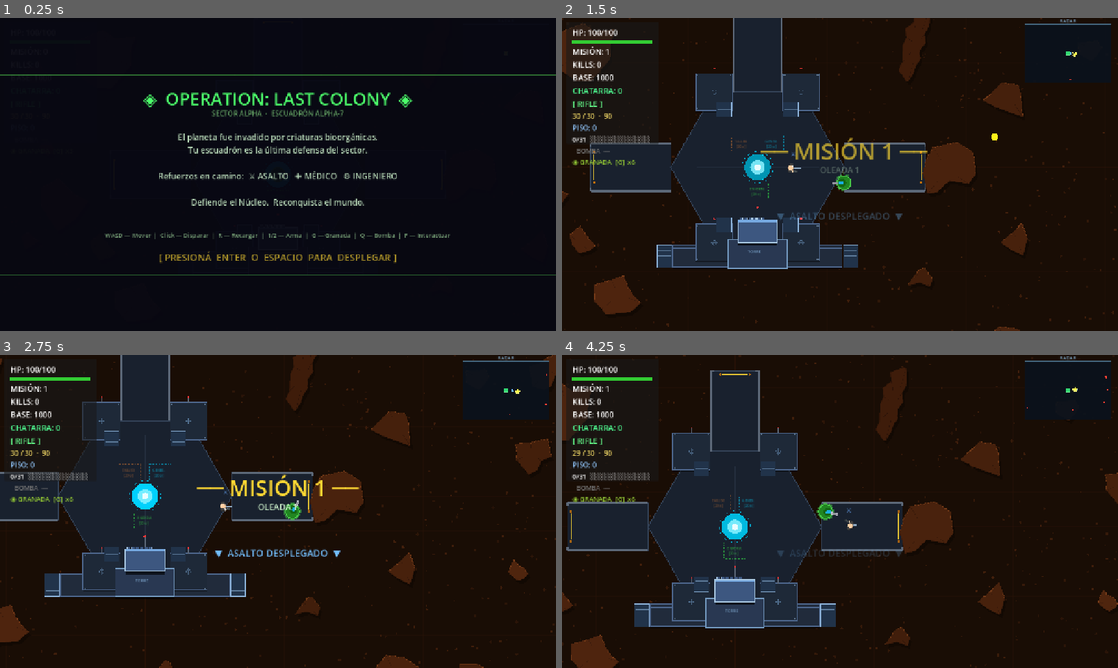
Above: before the commit, frames 1-4 (two rows, left to right).
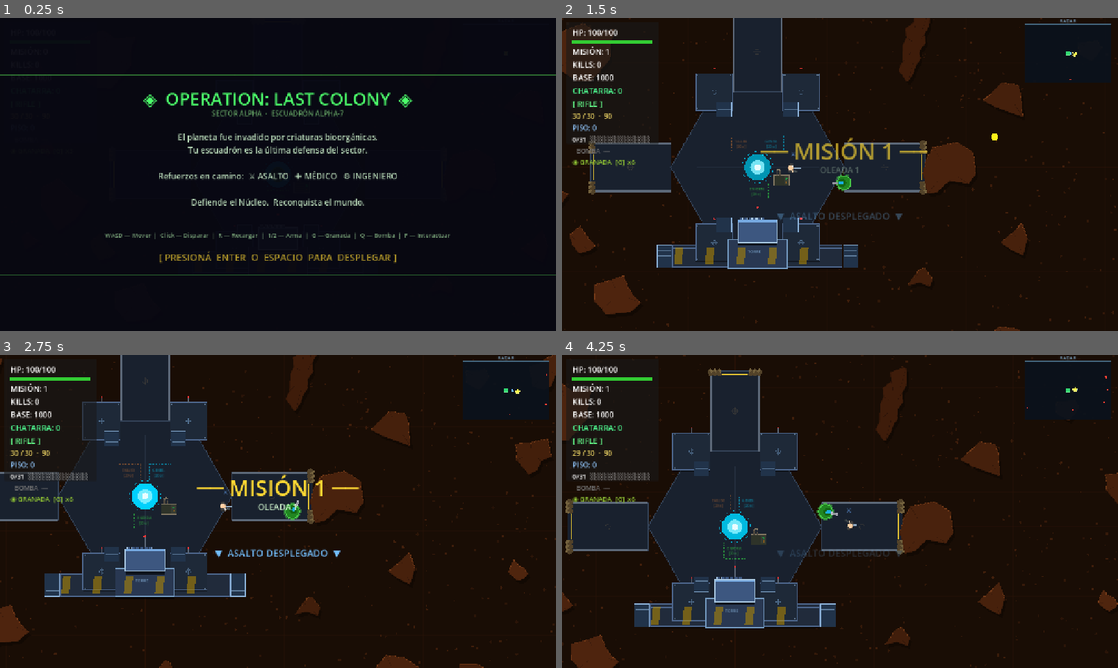
Above: after the commit, the same moments.

Repository: enriquecordero/last-colony
Game: Godot game, scene res://scenes/main.tscn
Two runs of this game, one before a commit and one after it. Both use one fixed random seed, a clock stepped at 60 frames per second and the inputs below. This scene is started directly instead of the project's main scene.
Inputs (mouse positions are in pixels of both pictures, inside the frame that each line leads up to):
- Up to frame 1 (0.25 s): no input
- Up to frame 2 (1.5 s): tap Enter at 0.5, 1.35 s; move the mouse to (962, 158) at 0.52 s; hold Right (ui_right) 0.53-1.28 s; tap R at 0.6 s; click (962, 158) at 0.67 s; tap Space at 0.77 s; move the mouse to (728, 190) at 1.27 s; hold Down (ui_down) from 1.28 s (still down)
- Up to frame 3 (2.75 s): tap Space at 1.52 s; move the mouse to (333, 442) at 2.02 s; release Down (ui_down) at 2.03 s; hold Right (ui_right) from 2.03 s (still down); tap Keypad Enter at 2.1 s
- Up to frame 4 (4.25 s): move the mouse to (812, 574) at 2.77 s; release Right (ui_right) at 2.78 s; hold Up (ui_up) 2.78-3.53 s; tap B at 2.85 s; click (812, 574) at 2.92 s; tap Space at 3.02, 3.77 s; move the mouse to (1006, 558) at 3.52 s; hold Left (ui_left) from 3.53 s (still down); tap T at 3.6 s

The runs differ from the first frame. In frame 2, 0.6% of the frame differs, in the area x 4-66%, y 10-79%; in frame 3, 0.6%; in frame 4, 0.8%, in the area x 0-62%, y 4-87%.
Error before the commit: Cannot call method 'queue_free' on a null value. (res://scripts/main.gd:410)
Error after the commit: Cannot call method 'queue_free' on a null value. (res://scripts/main.gd:412)

Commit message:
Add human ruins context to all mission locations
- burrow.gd: cracked concrete slab, broken wall fragments and rebar erupting around alien hole
- boss_arena.gd: new procedural industrial ruins backdrop (factory walls, silo, collapsed pillar) spawned at boss position
- ruins_decor.gd: new scattered outpost decor (watchtower, checkpoint barrier, vehicle hulk) spawned across map on every mission
- fortress.gd: bunker layer added — sandbag clusters at gates, generator unit with blinking LED, hazard stripes on south wall, crosshair markers on arm floors
- main.gd: wires boss arena and ruins decor spawning into setup flow

Co-Authored-By: Claude Sonnet 4.6 <noreply@anthropic.com>

Diff:
--- /dev/null
+++ b/scripts/boss_arena.gd
@@ -0,0 +1,114 @@
+extends Node2D
+
+var _t: float = 0.0
+
+func _process(delta: float) -> void:
+	_t += delta
+	queue_redraw()
+
+func _draw() -> void:
+	var rc       := Color(0.17, 0.13, 0.10)
+	var rhi      := Color(0.28, 0.22, 0.16)
+	var crack_c  := Color(0.07, 0.05, 0.04)
+	var metal    := Color(0.30, 0.28, 0.24)
+	var metal_hi := Color(0.50, 0.46, 0.38)
+	var rebar_c  := Color(0.42, 0.36, 0.28)
+
+	# ── Suelo industrial agrietado ────────────────────────────────────────────
+	draw_rect(Rect2(-240, -10, 480, 90), Color(0.13, 0.10, 0.08))
+	for ci in 6:
+		var cx: float = -200.0 + ci * 78.0
+		draw_line(Vector2(cx, -5), Vector2(cx + 30.0, 75), crack_c, 1.0)
+	for ri in 3:
+		draw_line(Vector2(-238, 10 + ri * 22), Vector2(238, 10 + ri * 22),
+				Color(0.10, 0.08, 0.06, 0.35), 0.7)
+
+	# ── Pared izquierda de fábrica ────────────────────────────────────────────
+	var lsec := PackedVector2Array([
+		Vector2(-240, 85), Vector2(-105, 85),
+		Vector2(-105, -80), Vector2(-116, -96),
+		Vector2(-130, -88), Vector2(-148, -100),
+		Vector2(-165, -85), Vector2(-185, -92),
+		Vector2(-240, -72)
+	])
+	draw_polygon(lsec, PackedColorArray([rc]))
+	# Ventanas izquierdas
+	draw_rect(Rect2(-225, -58, 32, 24), Color(0.06, 0.05, 0.08))
+	draw_rect(Rect2(-225, -58, 32, 24), rhi, false, 1.0)
+	draw_line(Vector2(-209, -58), Vector2(-209, -34), rhi, 0.8)
+	draw_rect(Rect2(-182, -54, 28, 22), Color(0.06, 0.05, 0.08))
+	draw_rect(Rect2(-182, -54, 28, 22), rhi, false, 1.0)
+	# Ladrillos en pared izq
+	for bi in 6:
+		draw_line(Vector2(-238, -38 + bi * 16), Vector2(-107, -38 + bi * 16),
+				Color(0.10, 0.08, 0.06, 0.40), 0.7)
+	# Rebares en tope roto
+	draw_line(Vector2(-116, -96), Vector2(-114, -112), rebar_c, 1.5)
+	draw_line(Vector2(-148, -100), Vector2(-152, -118), rebar_c, 1.5)
+
+	# ── Pared derecha (más destruida) ────────────────────────────────────────
+	var rsec := PackedVector2Array([
+		Vector2(105, 85), Vector2(210, 85),
+		Vector2(210, -45), Vector2(200, -58),
+		Vector2(185, -50), Vector2(172, -65),
+		Vector2(156, -55), Vector2(138, -72),
+		Vector2(118, -60), Vector2(105, -48)
+	])
+	draw_polygon(rsec, PackedColorArray([rc]))
+	draw_rect(Rect2(115, -42, 30, 22), Color(0.06, 0.05, 0.08))
+	draw_rect(Rect2(115, -42, 30, 22), rhi, false, 1.0)
+	draw_line(Vector2(130, -42), Vector2(130, -20), rhi, 0.8)
+	for bi in 4:
+		draw_line(Vector2(107, -24 + bi * 16), Vector2(208, -24 + bi * 16),
+				Color(0.10, 0.08, 0.06, 0.40), 0.7)
+	draw_line(Vector2(172, -65), Vector2(174, -80), rebar_c, 1.5)
+	draw_line(Vector2(138, -72), Vector2(135, -88), rebar_c, 1.5)
+
+	# ── Silo industrial (izquierda) ───────────────────────────────────────────
+	var silo_c := Vector2(-268, 22)
+	var silo_r := 26.0
+	draw_arc(silo_c, silo_r, 0, TAU, 24, rc.darkened(0.1), silo_r * 2.0)
+	draw_arc(silo_c, silo_r, 0, TAU, 24, metal_hi, 2.0)
+	for ri in 4:
+		draw_arc(silo_c + Vector2(0, -14 + ri * 10), silo_r,
+				-PI * 0.65, PI * 0.65, 10, metal_hi * Color(1,1,1,0.5), 1.4)
+	# Escalera de mano al costado
+	for li in 5:
+		draw_line(silo_c + Vector2(silo_r, -12 + li * 7),
+				silo_c + Vector2(silo_r + 8, -12 + li * 7), metal, 1.0)
+	draw_line(silo_c + Vector2(silo_r + 4, -15),
+			silo_c + Vector2(silo_r + 4, 22), metal, 1.0)
+	# Domo
+	draw_arc(silo_c + Vector2(0, -silo_r + 1), silo_r * 0.65,
+			PI, TAU, 14, rc, silo_r * 1.2)
+	draw_arc(silo_c + Vector2(0, -silo_r + 1), silo_r * 0.65,
+			PI, TAU, 14, metal_hi, 1.5)
+
+	# ── Pilar central derrumbado ──────────────────────────────────────────────
+	# Stub del pilar aún en pie
+	draw_rect(Rect2(-20, -88, 40, 148), rc.darkened(0.08))
+	draw_rect(Rect2(-20, -88, 40, 148), rhi, false, 1.5)
+	draw_rect(Rect2(-30, -98, 60, 14), rc.lightened(0.06))
+	draw_rect(Rect2(-30, -98, 60, 14), rhi, false, 1.5)
+	draw_line(Vector2(-5, -82), Vector2(8, -50), crack_c, 1.2)
+	draw_line(Vector2(4, -55), Vector2(16, -22), crack_c, 1.0)
+	# Sección caída en el suelo
+	var fallen := PackedVector2Array([
+		Vector2(30, 70), Vector2(80, 62),
+		Vector2(118, 66), Vector2(120, 78),
+		Vector2(82, 84), Vector2(28, 82)
+	])
+	draw_polygon(fallen, PackedColorArray([rc.darkened(0.18)]))
+	draw_polyline(fallen, rhi, 1.0)
+
+	# ── Escombros en suelo ────────────────────────────────────────────────────
+	for rd in [Vector2(-85, 72), Vector2(72, 68), Vector2(-35, 78),
+			   Vector2(148, 65), Vector2(-160, 70), Vector2(28, 76)]:
+		draw_circle(rd, 5.5 + sin(_t * 0.4 + rd.x) * 0.4, rc.darkened(0.22))
+		draw_arc(rd, 5.5, 0, TAU, 7, rhi, 0.8)
+
+	# ── Franja de advertencia en suelo ───────────────────────────────────────
+	for si in 9:
+		var sx: float = -180.0 + si * 44.0
+		if (si % 2) == 0:
+			draw_rect(Rect2(sx, 70.0, 38.0, 10.0), Color(0.65, 0.50, 0.0, 0.30))
--- a/scripts/burrow.gd
+++ b/scripts/burrow.gd
@@ -59,6 +59,61 @@
 	return _closing
 
 func _draw() -> void:
+	# ── Ruinas humanas (contexto: madriguera irrumpe a través de estructura) ──
+	var rc      := Color(0.17, 0.13, 0.10)
+	var rhi     := Color(0.28, 0.22, 0.16)
+	var crack_c := Color(0.07, 0.05, 0.04)
+	var rebar_c := Color(0.42, 0.36, 0.28)
+
+	# Losa de concreto agrietada
+	var slab := PackedVector2Array([
+		Vector2(-58, 22), Vector2(-40, 32), Vector2(42, 32),
+		Vector2(60, 22),  Vector2(54, -26), Vector2(-52, -24)
+	])
+	draw_polygon(slab, PackedColorArray([Color(0.14, 0.11, 0.09)]))
+	draw_line(Vector2.ZERO, Vector2(-40, 26), crack_c, 1.2)
+	draw_line(Vector2.ZERO, Vector2(46, 24),  crack_c, 1.2)
+	draw_line(Vector2.ZERO, Vector2(-24, -28), crack_c, 1.0)
+	draw_line(Vector2(8, 10), Vector2(30, 28),  crack_c, 0.8)
+	draw_line(Vector2(-6, -12), Vector2(-28, 6), crack_c, 0.8)
+
+	# Pared izquierda — fragmento con tope dentado
+	var lw := PackedVector2Array([
+		Vector2(-62, 28), Vector2(-40, 28),
+		Vector2(-40, -22), Vector2(-45, -36),
+		Vector2(-52, -28), Vector2(-58, -14), Vector2(-62, 0)
+	])
+	draw_polygon(lw, PackedColorArray([rc]))
+	draw_polyline(PackedVector2Array([
+		Vector2(-40, 28), Vector2(-40, -22),
+		Vector2(-45, -36), Vector2(-52, -28)
+	]), rhi, 1.5)
+	for bi in 3:
+		draw_line(Vector2(-60, -4 + bi * 10), Vector2(-42, -4 + bi * 10),
+				Color(0.10, 0.08, 0.06, 0.5), 0.8)
+	draw_line(Vector2(-45, -36), Vector2(-43, -50), rebar_c, 1.5)
+	draw_line(Vector2(-48, -30), Vector2(-54, -44), rebar_c, 1.5)
+
+	# Pared derecha — más derrumbada
+	var rw := PackedVector2Array([
+		Vector2(38, 28), Vector2(60, 28),
+		Vector2(60, 6), Vector2(56, -8),
+		Vector2(48, -20), Vector2(42, -10), Vector2(38, 28)
+	])
+	draw_polygon(rw, PackedColorArray([rc]))
+	draw_polyline(PackedVector2Array([
+		Vector2(38, 28), Vector2(38, -10),
+		Vector2(44, -20), Vector2(48, -20)
+	]), rhi, 1.5)
+	for bi in 2:
+		draw_line(Vector2(40, 6 + bi * 10), Vector2(58, 6 + bi * 10),
+				Color(0.10, 0.08, 0.06, 0.5), 0.8)
+	draw_line(Vector2(48, -20), Vector2(51, -34), rebar_c, 1.5)
+
+	# Escombros
+	for rd in [Vector2(-28, 20), Vector2(28, 18), Vector2(-14, 26)]:
+		draw_circle(rd, 4.0 + sin(_t * 0.7 + rd.x) * 0.3, rc.darkened(0.18))
+
 	var pulse := 0.6 + sin(_t * 3.0) * 0.25
 	# Color se vuelve más rojo con cada escalada
 	var rr  := lerpf(0.55, 1.0, escalation / 3.0)
--- a/scripts/fortress.gd
+++ b/scripts/fortress.gd
@@ -426,6 +426,9 @@
 
 	# 11) Antenas con LED rojo en plataformas y torre
 	_draw_antennas()
+
+	# 12) Detalles de búnker humano repropuesto
+	_draw_bunker_details(c)
 
 
 func _draw_arm_walls() -> void:
@@ -639,6 +642,91 @@
 		Color(1.0, 0.22, 0.22, pulse_red))
 
 
+func _draw_bunker_details(c: Vector2) -> void:
+	var sand   := Color(0.45, 0.38, 0.24)
+	var sand_d := Color(0.32, 0.26, 0.16)
+	var metal  := Color(0.30, 0.28, 0.24)
+	var metal_hi := Color(0.50, 0.46, 0.38)
+	var hazard := Color(0.72, 0.55, 0.0, 0.55)
+
+	# ── Sacos de arena en cada puerta ──────────────────────────────────────
+	# Puerta N — sacos a ambos lados de la apertura
+	var gn: Vector2 = door_centers["N"] - global_position
+	for s: float in [-1.0, 1.0]:
+		for i in 3:
+			var bx: float = gn.x + s * (36.0 + i * 10.0)
+			draw_circle(Vector2(bx, gn.y - 1),      5.5, sand_d)
+			draw_circle(Vector2(bx, gn.y - 8),      5.0, sand)
+			draw_circle(Vector2(bx + s * 3, gn.y - 4), 4.5, sand_d)
+
+	# Puerta E
+	var ge: Vector2 = door_centers["E"] - global_position
+	for s: float in [-1.0, 1.0]:
+		for i in 3:
+			var by: float = ge.y + s * (36.0 + i * 10.0)
+			draw_circle(Vector2(ge.x + 1, by),      5.5, sand_d)
+			draw_circle(Vector2(ge.x + 8, by),      5.0, sand)
+			draw_circle(Vector2(ge.x + 4, by + s * 3), 4.5, sand_d)
+
+	# Puerta W
+	var gw: Vector2 = door_centers["W"] - global_position
+	for s: float in [-1.0, 1.0]:
+		for i in 3:
+			var by: float = gw.y + s * (36.0 + i * 10.0)
+			draw_circle(Vector2(gw.x - 1, by),      5.5, sand_d)
+			draw_circle(Vector2(gw.x - 8, by),      5.0, sand)
+			draw_circle(Vector2(gw.x - 4, by + s * 3), 4.5, sand_d)
+
+	# ── Generador en el piso del hex ───────────────────────────────────────
+	var gen_c := c + Vector2(55.0, 30.0)
+	# Cuerpo del generador
+	draw_rect(Rect2(gen_c + Vector2(-18, -12), Vector2(36, 24)), Color(0.18, 0.20, 0.16))
+	draw_rect(Rect2(gen_c + Vector2(-18, -12), Vector2(36, 24)), metal_hi, false, 1.5)
+	# Rejilla de ventilación
+	for vi in 4:
+		draw_line(gen_c + Vector2(-14, -8 + vi * 5),
+				  gen_c + Vector2(4, -8 + vi * 5), metal, 0.8)
+	# Panel de control
+	draw_rect(Rect2(gen_c + Vector2(6, -10), Vector2(10, 20)), Color(0.22, 0.24, 0.20))
+	draw_circle(gen_c + Vector2(11, -4), 2.5, Color(0.0, 0.9, 0.3,
+			0.8 + 0.2 * sin(_pulse_t * 4.2)))
+	draw_circle(gen_c + Vector2(11, 4),  1.8, Color(0.9, 0.5, 0.0, 0.75))
+	# Tubos de escape
+	draw_line(gen_c + Vector2(-10, -12), gen_c + Vector2(-10, -22), metal, 3.5)
+	draw_line(gen_c + Vector2(-4,  -12), gen_c + Vector2( -4, -20), metal, 3.5)
+	draw_arc(gen_c + Vector2(-7, -22), 3.5, PI, TAU, 8, metal_hi, 3.5)
+
+	# ── Franjas de peligro en muralla sur ──────────────────────────────────
+	var sw_local := Rect2(south_wall_rect.position - global_position, south_wall_rect.size)
+	for si in 10:
+		var sx: float = sw_local.position.x + 6.0 + si * 36.0
+		if sx + 18.0 > sw_local.position.x + sw_local.size.x - 6.0:
+			break
+		if (si % 2) == 0:
+			var stripe_pts := PackedVector2Array([
+				Vector2(sx,        sw_local.position.y + 6),
+				Vector2(sx + 18.0, sw_local.position.y + 6),
+				Vector2(sx + 14.0, sw_local.position.y + sw_local.size.y - 6),
+				Vector2(sx - 4.0,  sw_local.position.y + sw_local.size.y - 6),
+			])
+			draw_colored_polygon(stripe_pts, hazard)
+
+	# ── Marcas de panel en brazos ──────────────────────────────────────────
+	for k in arm_polygons:
+		var poly: Array = arm_polygons[k]
+		var mid_pt: Vector2 = Vector2.ZERO
+		for v in poly:
+			mid_pt += v as Vector2
+		mid_pt = mid_pt / float(poly.size()) - global_position
+		draw_rect(Rect2(mid_pt + Vector2(-8, -8), Vector2(16, 16)),
+				Color(0, 0, 0, 0), false)
+		draw_arc(mid_pt, 6.0, 0, TAU, 10, metal * Color(1,1,1,0.5), 1.0)
+		draw_line(mid_pt + Vector2(-9, 0), mid_pt + Vector2(9, 0),
+				metal * Color(1,1,1,0.4), 0.8)
+		draw_line(mid_pt + Vector2(0, -9), mid_pt + Vector2(0, 9),
+				metal * Color(1,1,1,0.4), 0.8)
+
+
 # ─────────────────────────────────────────────────────────────────────────────
 # API pública — usado por main / player / enemigos
 # ─────────────────────────────────────────────────────────────────────────────
--- a/scripts/main.gd
+++ b/scripts/main.gd
@@ -27,6 +27,8 @@
 const ResearchCache   = preload("res://scripts/research_cache.gd")
 const Burrow          = preload("res://scripts/burrow.gd")
 const Engendro        = preload("res://scripts/engendro.gd")
+const BossArena       = preload("res://scripts/boss_arena.gd")
+const RuinsDecor      = preload("res://scripts/ruins_decor.gd")
 
 const NPCAssault  = preload("res://scripts/npc_assault.gd")
 const NPCMedic    = preload("res://scripts/npc_medic.gd")
@@ -433,6 +435,7 @@
 
 	_spawn_pre_populate(mission.pre_populate_enemies)
 	_spawn_mission_objects(mission)
+	_spawn_ruins_decor()
 
 	_mission_runtime = _MissionRuntime.new()
 	_mission_runtime.mission = mission
@@ -620,6 +623,31 @@
 			return pos
 	return BASE_POS + Vector2(450.0, 0.0).rotated(randf() * TAU)
 
+func _spawn_ruins_decor() -> void:
+	const TYPES      := 3
+	const COUNT      := 12
+	const MIN_DIST   := 220.0
+	var placed: Array = []
+	for i in COUNT:
+		for _j in 40:
+			var pos := Vector2(
+				randf_range(200.0, MAP_W - 200.0),
+				randf_range(200.0, MAP_H - 200.0))
+			if pos.distance_to(BASE_POS) < 380.0:
+				continue
+			var ok := true
+			for ep in placed:
+				if pos.distance_to(ep) < MIN_DIST:
+					ok = false
+					break
+			if ok:
+				placed.append(pos)
+				var decor := RuinsDecor.new()
+				decor.position  = pos
+				decor.decor_type = i % TYPES
+				_mission_objects.add_child(decor)
+				break
+
 func _on_satellite_activated(_sat: Node) -> void:
 	_sats_activated += 1
 	if _sats_activated >= 2:
@@ -679,8 +707,13 @@
 		_enemies.add_child(e)
 
 func _spawn_boss() -> void:
+	var boss_pos := _pick_far_spawn_pos()
+	var arena := BossArena.new()
+	arena.position = boss_pos + Vector2(0, 30)
+	_mission_objects.add_child(arena)
+
 	_boss                  = Engendro.new()
-	_boss.position         = _pick_far_spawn_pos()
+	_boss.position         = boss_pos
 	_boss.player           = _player
 	_boss.base_pos         = BASE_POS
 	_boss.bullet_container = _bullets
--- /dev/null
+++ b/scripts/ruins_decor.gd
@@ -0,0 +1,137 @@
+extends Node2D
+
+# 0 = watchtower  1 = checkpoint  2 = vehicle hulk
+var decor_type: int = 0
+
+var _t: float = 0.0
+
+func _process(delta: float) -> void:
+	_t += delta
+	queue_redraw()
+
+func _draw() -> void:
+	match decor_type:
+		0: _draw_watchtower()
+		1: _draw_checkpoint()
+		2: _draw_vehicle()
+
+func _draw_watchtower() -> void:
+	var rc      := Color(0.17, 0.13, 0.10)
+	var rhi     := Color(0.28, 0.22, 0.16)
+	var rebar_c := Color(0.42, 0.36, 0.28)
+
+	# Plataforma superior derrumbada
+	var top_pts := PackedVector2Array([
+		Vector2(-30, -72), Vector2(28, -72),
+		Vector2(34, -62), Vector2(-36, -62)
+	])
+	draw_polygon(top_pts, PackedColorArray([rc.darkened(0.05)]))
+	draw_polyline(top_pts + PackedVector2Array([top_pts[0]]), rhi, 1.2)
+	# Barandal roto
+	draw_line(Vector2(-30, -72), Vector2(-30, -82), rhi, 2.0)
+	draw_line(Vector2(-30, -82), Vector2(6, -82),   rhi, 2.0)
+	draw_line(Vector2(28, -72),  Vector2(28, -78),   rhi, 2.0)
+	# Poste central (inclinado)
+	var pole_top := Vector2(4, -115)
+	var pole_bot := Vector2(0, -12)
+	draw_line(pole_bot, pole_top, rc.lightened(0.06), 7.0)
+	draw_line(pole_bot, pole_top, rhi, 1.5)
+	# Travesaños del poste
+	for i in 3:
+		var py: float = -30.0 - i * 22.0
+		draw_line(Vector2(-10, py), Vector2(12, py + 2), rebar_c, 2.0)
+	# Rebares en tope
+	draw_line(pole_top, pole_top + Vector2(-5, -14), rebar_c, 1.5)
+	draw_line(pole_top, pole_top + Vector2( 8, -10), rebar_c, 1.5)
+	# Base de hormigón
+	draw_rect(Rect2(-22, -14, 44, 18), rc)
+	draw_rect(Rect2(-22, -14, 44, 18), rhi, false, 1.2)
+	draw_rect(Rect2(-30,   2, 60, 10), rc.darkened(0.08))
+	draw_rect(Rect2(-30,   2, 60, 10), rhi, false, 1.0)
+	# Grietas
+	draw_line(Vector2(-10, -12), Vector2(4, 0),   Color(0.07, 0.05, 0.04), 1.0)
+	draw_line(Vector2(10, -10),  Vector2(22, -2), Color(0.07, 0.05, 0.04), 0.8)
+
+func _draw_checkpoint() -> void:
+	var rc   := Color(0.17, 0.13, 0.10)
+	var rhi  := Color(0.28, 0.22, 0.16)
+	var gray := Color(0.32, 0.30, 0.26)
+
+	# Caseta de guardia (derrumbada)
+	draw_rect(Rect2(-36, -40, 38, 46), rc.darkened(0.05))
+	draw_rect(Rect2(-36, -40, 38, 46), rhi, false, 1.2)
+	# Ventana rota
+	draw_rect(Rect2(-26, -34, 16, 12), Color(0.06, 0.05, 0.08))
+	draw_rect(Rect2(-26, -34, 16, 12), rhi, false, 1.0)
+	draw_line(Vector2(-18, -34), Vector2(-22, -22), Color(0.07,0.05,0.04), 0.8)
+	# Techo caído
+	var roof := PackedVector2Array([
+		Vector2(-40, -40), Vector2(6, -40),
+		Vector2(14, -52), Vector2(-40, -48)
+	])
+	draw_polygon(roof, PackedColorArray([rc.darkened(0.10)]))
+	draw_polyline(roof + PackedVector2Array([roof[0]]), rhi, 1.0)
+
+	# Barrera horizontal (pluma caída)
+	var bar_angle := deg_to_rad(-25.0)
+	var bar_len   := 90.0
+	var bar_orig  := Vector2(14, -22)
+	var bar_end   := bar_orig + Vector2(cos(bar_angle), sin(bar_angle)) * bar_len
+	# Stripes amarillo-negro
+	var seg_len := 12.0
+	var bar_dir := (bar_end - bar_orig).normalized()
+	for si in int(bar_len / seg_len):
+		var seg_start: Vector2 = bar_orig + bar_dir * (si * seg_len)
+		var seg_stop:  Vector2 = bar_orig + bar_dir * (minf((si + 1) * seg_len, bar_len))
+		var stripe_col := Color(0.75, 0.60, 0.0) if (si % 2 == 0) else gray
+		draw_line(seg_start, seg_stop, stripe_col, 5.0)
+	# Post de la pluma
+	draw_line(bar_orig, bar_orig + Vector2(0, 18), gray, 5.0)
+	draw_rect(Rect2(bar_orig.x - 8, bar_orig.y + 16, 16, 8), gray)
+
+	# Conos tirados en el suelo
+	for ci in 3:
+		var cp := Vector2(30.0 + ci * 24.0, 2.0)
+		draw_circle(cp, 7.0, Color(0.75, 0.30, 0.05, 0.75))
+		draw_line(cp + Vector2(0, -7), cp + Vector2(0, 7), Color(0.85, 0.85, 0.85, 0.5), 1.0)
+
+func _draw_vehicle() -> void:
+	var rc      := Color(0.17, 0.13, 0.10)
+	var rhi     := Color(0.28, 0.22, 0.16)
+	var metal   := Color(0.26, 0.24, 0.20)
+	var rust    := Color(0.38, 0.20, 0.06)
+	var char_c  := Color(0.08, 0.07, 0.06)
+
+	# Sombra
+	draw_rect(Rect2(-50, 14, 100, 12), Color(0, 0, 0, 0.35))
+	# Carrocería principal (quemada, oscura)
+	draw_rect(Rect2(-48, -18, 96, 32), char_c)
+	draw_rect(Rect2(-48, -18, 96, 32), rust, false, 1.5)
+	# Techo aplastado
+	var roof_pts := PackedVector2Array([
+		Vector2(-32, -18), Vector2(30, -18),
+		Vector2(24, -36),  Vector2(-26, -34)
+	])
+	draw_polygon(roof_pts, PackedColorArray([char_c.lightened(0.04)]))
+	draw_polyline(roof_pts + PackedVector2Array([roof_pts[0]]), rust, 1.2)
+	# Ventanas rotas (ahumadas)
+	draw_rect(Rect2(-28, -33, 24, 14), Color(0.04, 0.04, 0.04))
+	draw_rect(Rect2(-28, -33, 24, 14), rust * Color(1,1,1,0.5), false, 0.8)
+	draw_rect(Rect2(  2, -33, 18, 14), Color(0.04, 0.04, 0.04))
+	draw_rect(Rect2(  2, -33, 18, 14), rust * Color(1,1,1,0.5), false, 0.8)
+	# Ruedas (desinfladas, aplastadas)
+	for wx: float in [-30.0, 30.0]:
+		draw_arc(Vector2(wx, 14), 12.0, 0, TAU, 14, metal, 12.0)
+		draw_arc(Vector2(wx, 14), 5.0, 0, TAU, 10, metal.darkened(0.2), 4.0)
+	# Manchas de quemado
+	for bi in 4:
+		var bx: float = -35.0 + bi * 22.0
+		draw_circle(Vector2(bx, -5), 8.0 + sin(_t * 0.3 + bx) * 0.5,
+				Color(0.06, 0.05, 0.04, 0.65))
+	# Puerta arrancada en el suelo
+	var door_pts := PackedVector2Array([
+		Vector2(52, 8), Vector2(78, 4),
+		Vector2(82, 20), Vector2(56, 24)
+	])
+	draw_polygon(door_pts, PackedColorArray([metal.darkened(0.15)]))
+	draw_polyline(door_pts + PackedVector2Array([door_pts[0]]), rust, 1.0)
